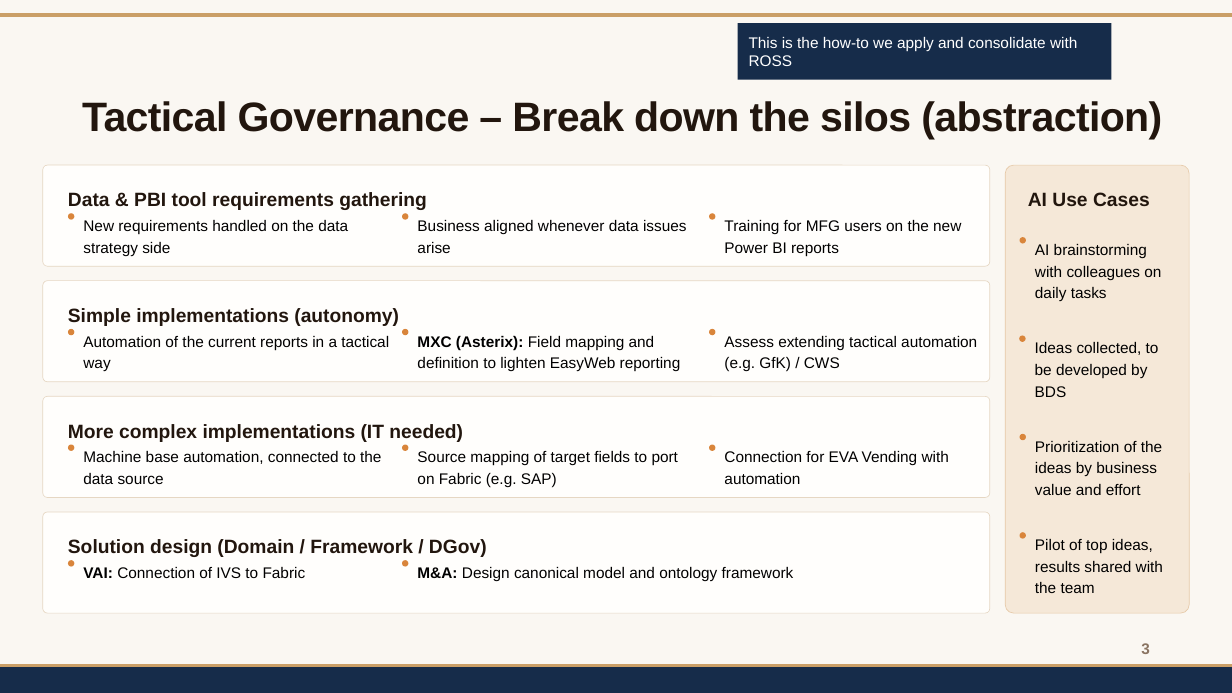
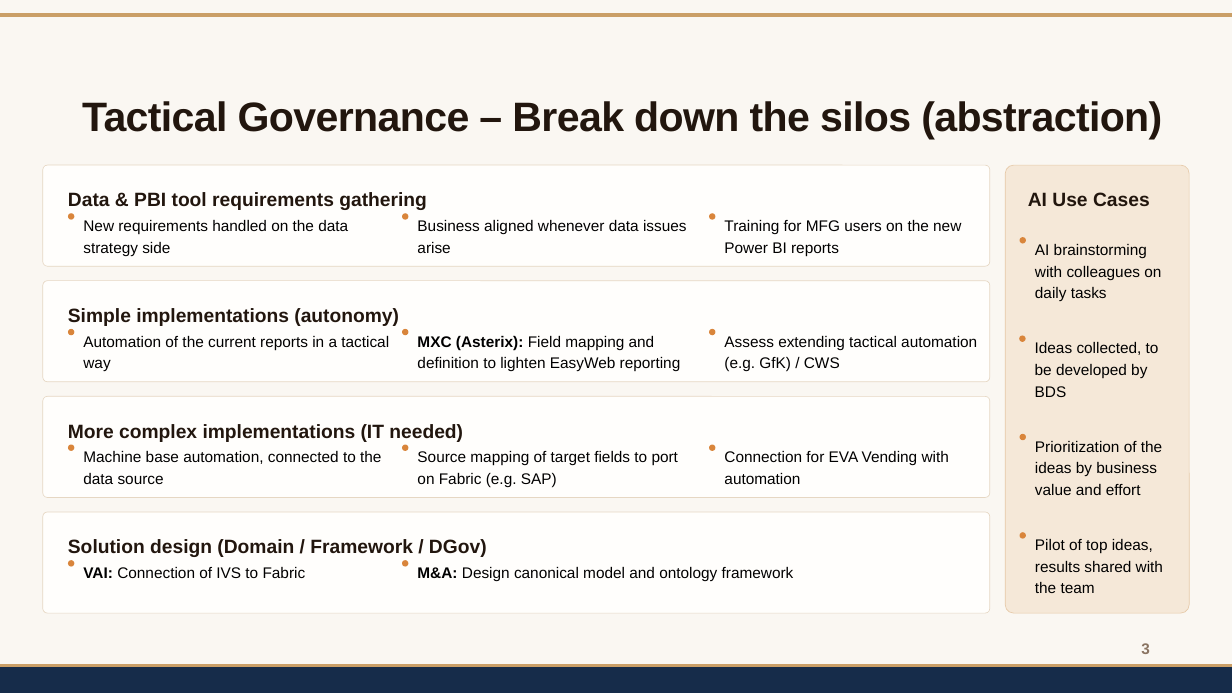
Before and after one commit to davidecirani/ECS, a slide deck: slide 3 of decks/ECS_Data_Platform_-_Data_Analytics_-_Governance_Tactical_rifinito.pptx. Drawn at 1232x693 pixels with LibreOffice and Linux fonts; fonts in the diff are those of the drawing; background and template pictures are left out. Boxes give left, top, right and bottom in pixels: in the first picture for what was removed or moved away, otherwise in the second. Text is boxed around its words. In the diff, an @@ line names an element or a change of style, - is before the commit and + after.

```diff
--- a/decks/ECS_Data_Platform_-_Data_Analytics_-_Governance_Tactical_rifinito.pptx
+++ b/decks/ECS_Data_Platform_-_Data_Analytics_-_Governance_Tactical_rifinito.pptx
@@ rectangle removed at (738, 23, 1112, 79) @@
-This is the how-to we apply and consolidate with ROSS
```
Also in this commit, not shown: 1 other slide changed.
